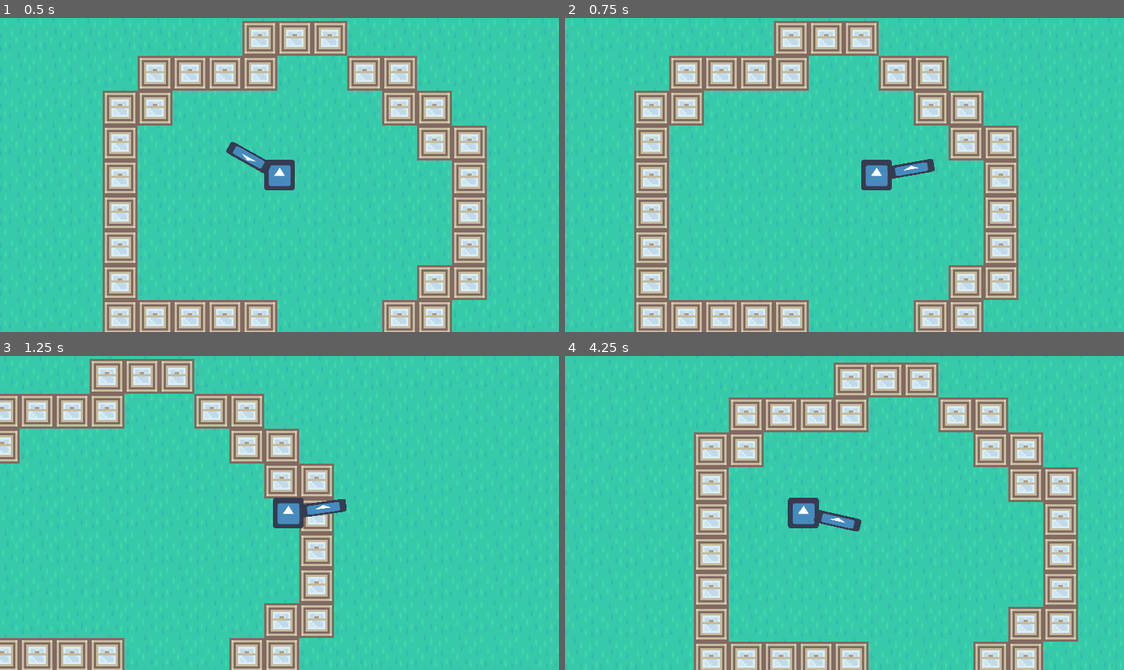
Above: before the commit, frames 1-4 (two rows, left to right).
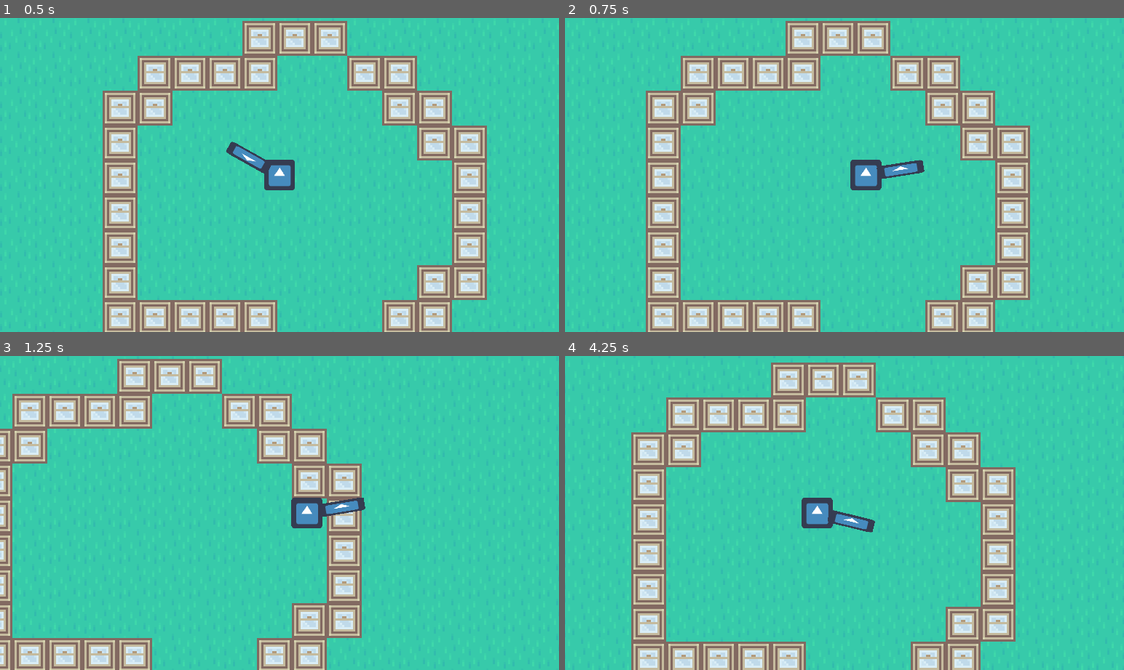
Above: after the commit, the same moments.

Repository: BytePlayersStudio/LD44
Game: Godot game, scene res://Scenes/Level1.tscn
Same seed, same stepped clock (60 frames per second), same inputs: the game is played once before the commit and once after it. The engine's default icon, where the game draws it, is replaced by a stand-in: a white triangle on a blue panel in a dark square.
Inputs (mouse positions are in pixels of both pictures, inside the frame that each line leads up to):
- Up to frame 1 (0.5 s): no input
- Up to frame 2 (0.75 s): tap Enter at 0.5 s; move the mouse to (967, 159) at 0.52 s; hold D (move_right) from 0.53 s (still down); right-click (967, 159) at 0.6 s
- Up to frame 3 (1.25 s): keep holding D (move_right)
- Up to frame 4 (4.25 s): move the mouse to (732, 528) at 1.27 s; release D (move_right) at 1.28 s; hold S (move_down) 1.28-2.03 s; click (732, 528) at 1.35 s; move the mouse to (900, 443) at 2.02 s; hold D (move_right) 2.03-2.78 s; right-click (900, 443) at 2.1 s; tap Space at 2.75 s; move the mouse to (816, 575) at 2.77 s; hold W (move_up) 2.78-3.53 s; click (816, 575) at 2.85 s; move the mouse to (1012, 560) at 3.52 s; hold A (move_left) from 3.53 s (still down); right-click (1012, 560) at 3.6 s

Frame 1 is identical in both runs. In frame 2, 18% of the frame differs, in the area x 2-98%, y 0-100%; in frame 3, 18%; in frame 4, 36%, in the area x 1-99%, y 2-100%.
Error before the commit: Invalid get index '0' (on base: 'PoolVector2Array'). (res://Scripts/Enemy.gd:75)
Error after the commit: Invalid get index '0' (on base: 'PoolVector2Array'). (res://Scripts/Enemy.gd:81)

Commit message:
Added Attack stop to enemies

Diff:
--- a/LD44/Scenes/NPCs/Enemy.tscn
+++ b/LD44/Scenes/NPCs/Enemy.tscn
@@ -9,7 +9,7 @@
 collision_layer = 2
 collision_mask = 5
 script = ExtResource( 1 )
-speed = 100
+speed = 90
 
 [node name="Sprite" type="Sprite" parent="."]
 scale = Vector2( 0.294487, 0.294487 )
--- a/LD44/Scenes/Player.tscn
+++ b/LD44/Scenes/Player.tscn
@@ -14,7 +14,7 @@
 "player",
 ]]
 script = ExtResource( 1 )
-speed = 150
+speed = 100
 
 [node name="Body" type="Sprite" parent="."]
 scale = Vector2( 0.222899, 0.222899 )
--- a/LD44/Scripts/Enemy.gd
+++ b/LD44/Scripts/Enemy.gd
@@ -11,7 +11,8 @@
 }
 
 export var navigation_stop_threshold = 5
-export var speed = 150
+export var speed = 1
+export var distance_to_attack = 100
 
 onready var navigation = Global.navigation
 
@@ -21,6 +22,7 @@
 var destination
 var path = []
 var motion = Vector2()
+
 
 
 func _ready():
@@ -48,28 +50,32 @@
 
 
 func spawn():
+	#Play Spawn Animation
+	change_state(states.CHASE)
 	pass
 
+
 func chase():
-	pass
+	_navigate()
+
 
 func idle():
 	pass
 
+
 func attack():
-	pass
+	var distance_to_destination = position.distance_to(player.global_position)
+	if distance_to_destination > distance_to_attack:
+		change_state(states.CHASE)
+
 
 func die():
 	pass
 
 
-
-func _process(delta):
-	_navigate()
-
-
 func on_hit():
 	queue_free()
+
 
 func _navigate():
 	var distance_to_destination = position.distance_to(path[0])
@@ -77,6 +83,9 @@
 
 	if distance_to_destination > navigation_stop_threshold:
 		_move()
+	elif distance_to_destination <= distance_to_attack:
+		change_state(states.ATTACK)
+		_update_path()
 	else:
 		_update_path()
 
@@ -101,4 +110,7 @@
 func _make_path():
 	destination = player.global_position
 	path = navigation.get_simple_path(global_position, destination, false)
-	#line2D.points = path
+
+func change_state(new_state):
+	current_state = new_state
+	print(current_state)
